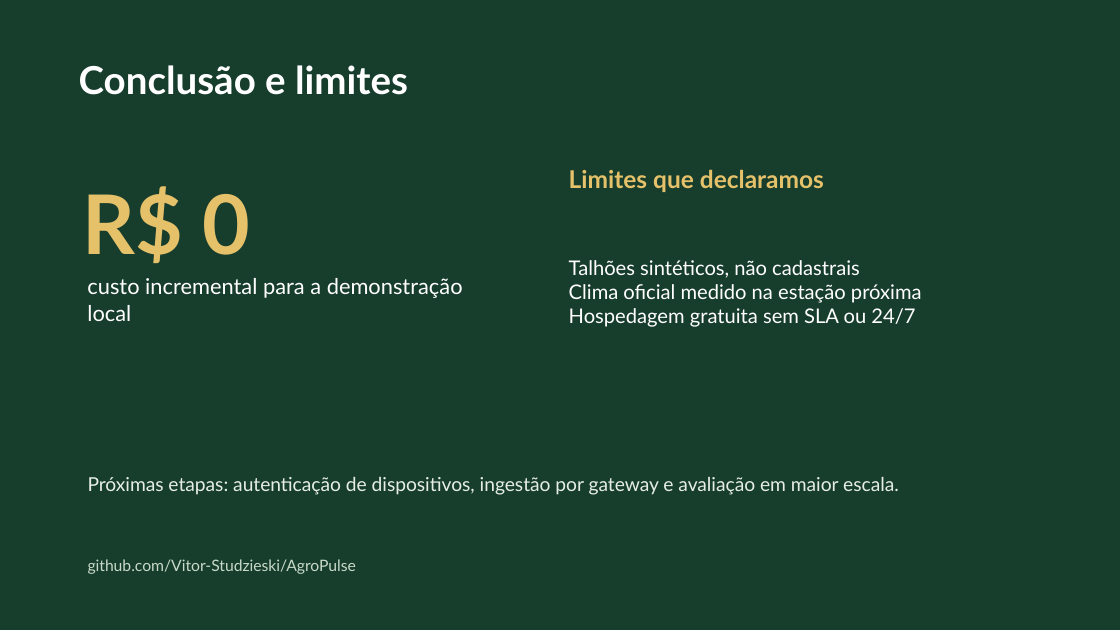
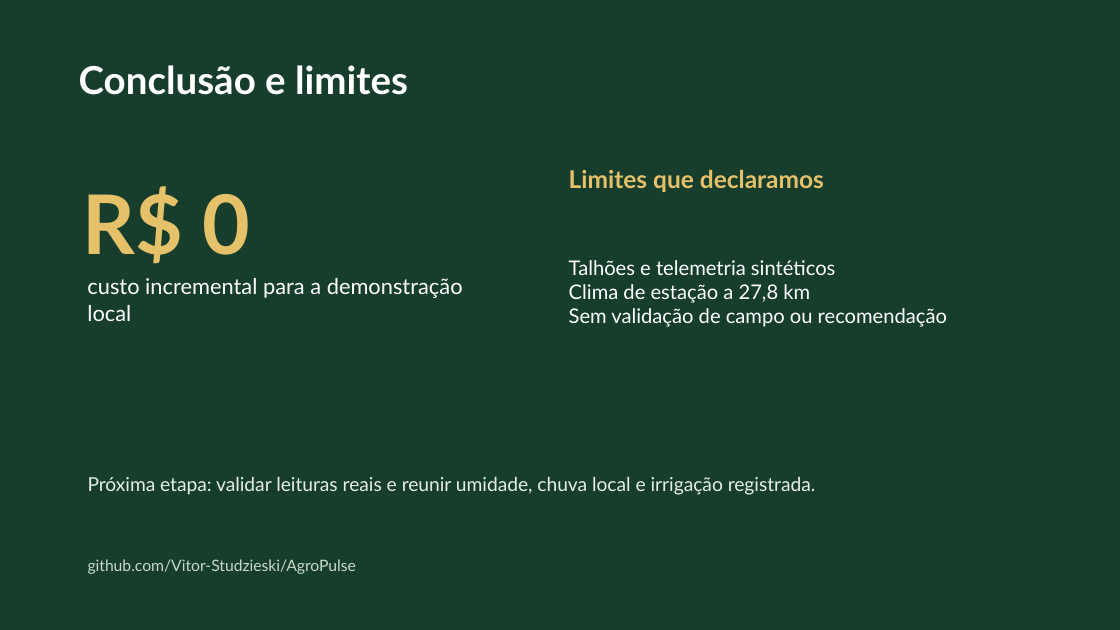
Before and after one commit to Vitor-Studzieski/AgroPulse, a slide deck: slide 6 of docs/apresentacao/AgroPulse-IAL-215.pptx. Drawn at 1120x630 pixels with LibreOffice and Linux fonts; fonts in the diff are those of the drawing. Boxes give left, top, right and bottom in pixels: in the first picture for what was removed or moved away, otherwise in the second. Text is boxed around its words. In the diff, an @@ line names an element or a change of style, - is before the commit and + after.

```diff
--- a/docs/apresentacao/AgroPulse-IAL-215.pptx
+++ b/docs/apresentacao/AgroPulse-IAL-215.pptx
@@ text at bbox=[569, 260, 947, 327]: text changed @@
-Talhões sintéticos, não cadastrais
-Clima oficial medido na estação próxima
-Hospedagem gratuita sem SLA ou 24/7
+Talhões e telemetria sintéticos
+Clima de estação a 27,8 km
+Sem validação de campo ou recomendação
@@ text at bbox=[88, 477, 816, 495]: text changed @@
-Próximas etapas: autenticação de dispositivos, ingestão por gateway e avaliação em maior escala.
+Próxima etapa: validar leituras reais e reunir umidade, chuva local e irrigação registrada.
```
Also in this commit, not shown: 3 other slides changed, 41 other files.
